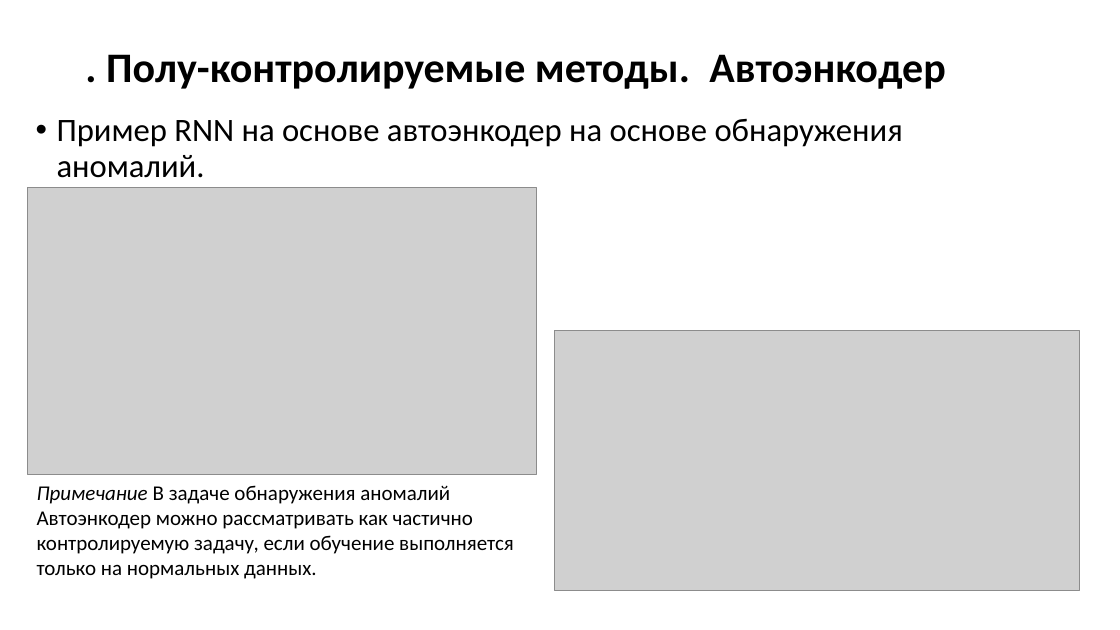
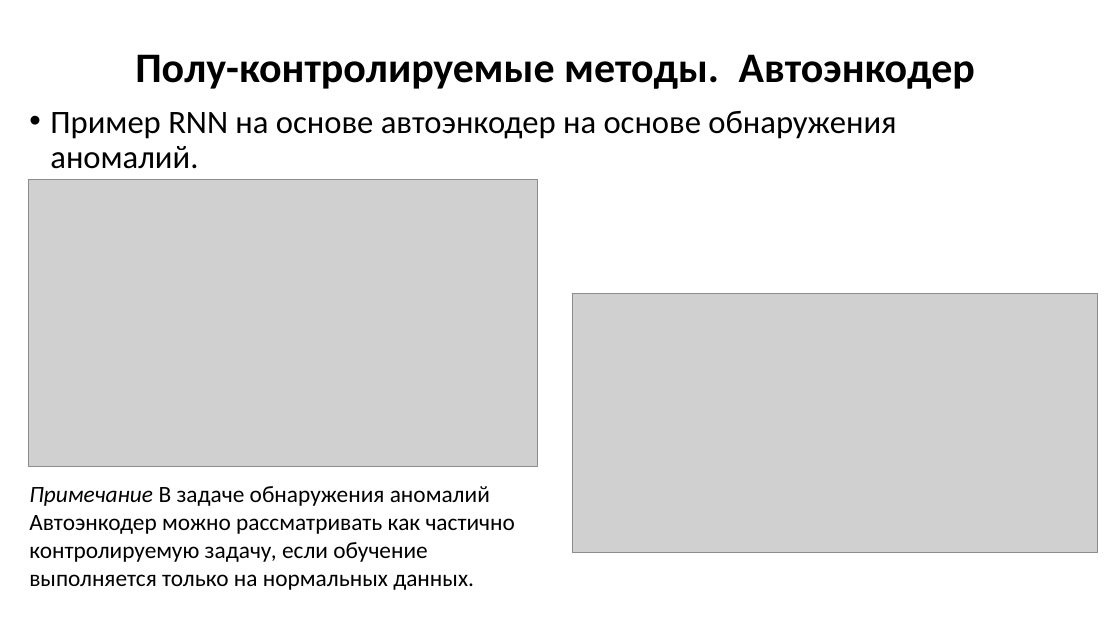
Before and after one commit to MVRonkin/TimeSeriesCourse, a slide deck: slide 26 of 2025/LEC/06-2 Обнаружение аномалий.pptx. Drawn at 1120x630 pixels with LibreOffice and Linux fonts; fonts in the diff are those of the drawing; grey boxes stand for pictures. Boxes give left, top, right and bottom in pixels: in the first picture for what was removed or moved away, otherwise in the second. Text is boxed around its words. In the diff, an @@ line names an element or a change of style, - is before the commit and + after.

```diff
--- a/2025/LEC/06-2 Обнаружение аномалий.pptx
+++ b/2025/LEC/06-2 Обнаружение аномалий.pptx
@@ title at box(135, 54, 975, 89): text changed @@
-. Полу-контролируемые методы. Автоэнкодер
+Полу-контролируемые методы. Автоэнкодер
@@ text "Пример RNN на основе автоэнкодер ...": place and size @@
-text "Пример RNN на основе автоэнкодер ..." at box(57, 119, 903, 178)
+text "Пример RNN на основе автоэнкодер ..." at box(50, 111, 896, 169)
@@ picture: place and size @@
-picture at box(27, 187, 536, 474)
+picture at box(29, 179, 538, 465)
@@ picture: place and size @@
-picture at box(555, 331, 1080, 591)
+picture at box(573, 293, 1098, 553)
@@ text "Примечание В задаче обнаружения аномалий ...": place and size @@
-text "Примечание В задаче обнаружения аномалий ..." at box(37, 485, 514, 579)
+text "Примечание В задаче обнаружения аномалий ..." at box(29, 486, 515, 590)
@@ text "Примечание В задаче обнаружения аномалий ..." at box(29, 486, 515, 590): size 18 to 20 pt @@
```
Also in this commit, not shown: 10 other slides changed, 1 slide added, 12 other files.
